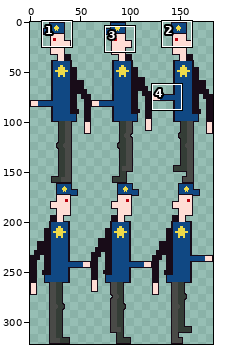
A sprite sheet gets an edit: assets/sprite_Officer_anim.png. Above: a wide view before the commit, with the close-up outlined.
Close-up. First the earlier version:
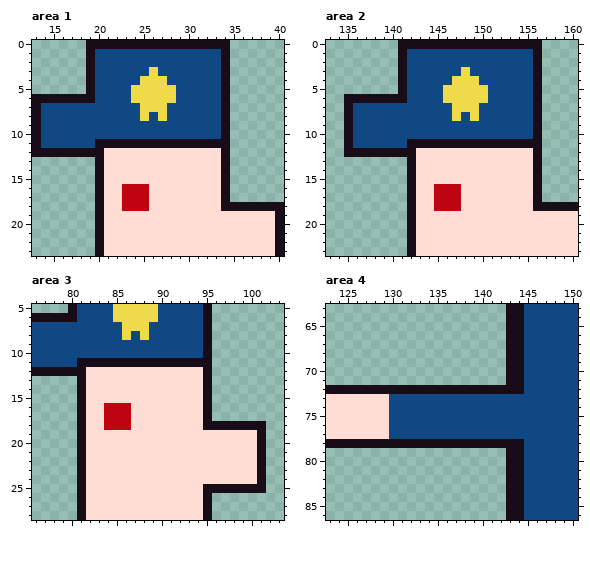
The file is 183x322 pixels. Shown: area 1: x 13..40, y 0..23; area 2: x 133..160, y 0..23; area 3: x 76..103, y 5..28; area 4: x 123..150, y 63..86. The commit also changed other parts of the picture, which this record leaves out.
The result:
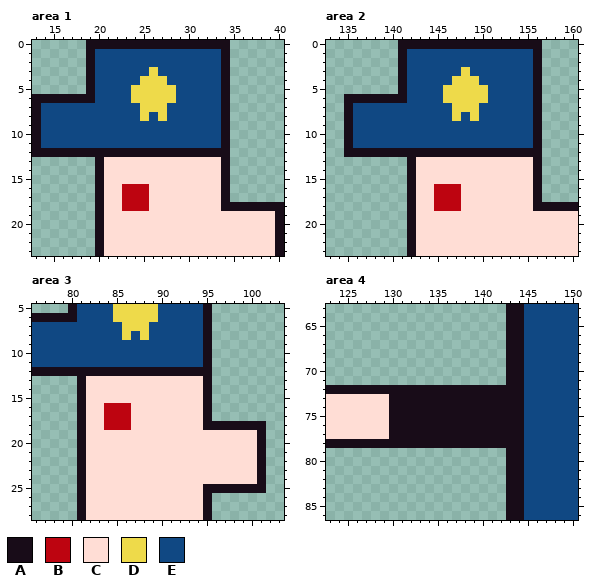
Palette (. is transparent): A #180c18  B #bd0410  C #ffddd5  D #eeda4a  E #104883
The edit:
--- area 1
@@ x 18..35 @@
 10 EEEEEEEEEEEEEEEEA.
-11 EEAAAAAAAAAAAAAAA.
-12 AAACCCCCCCCCCCCCA.
+11 EEEEEEEEEEEEEEEEA.
+12 AAAAAAAAAAAAAAAAA.
 13 ..ACCCCCCCCCCCCCA.
--- area 2
@@ x 140..157 @@
 10 EEEEEEEEEEEEEEEEA.
-11 EEAAAAAAAAAAAAAAA.
-12 AAACCCCCCCCCCCCCA.
+11 EEEEEEEEEEEEEEEEA.
+12 AAAAAAAAAAAAAAAAA.
 13 ..ACCCCCCCCCCCCCA.
--- area 3
@@ x 79..96 @@
 10 EEEEEEEEEEEEEEEEA.
-11 EEAAAAAAAAAAAAAAA.
-12 AAACCCCCCCCCCCCCA.
+11 EEEEEEEEEEEEEEEEA.
+12 AAAAAAAAAAAAAAAAA.
 13 ..ACCCCCCCCCCCCCA.
--- area 4
@@ x 128..146 @@
 72 AAAAAAAAAAAAAAAAAEE
-73 CCEEEEEEEEEEEEEEEEE
-74 CCEEEEEEEEEEEEEEEEE
-75 CCEEEEEEEEEEEEEEEEE
-76 CCEEEEEEEEEEEEEEEEE
-77 CCEEEEEEEEEEEEEEEEE
+73 CCAAAAAAAAAAAAAAAEE
+74 CCAAAAAAAAAAAAAAAEE
+75 CCAAAAAAAAAAAAAAAEE
+76 CCAAAAAAAAAAAAAAAEE
+77 CCAAAAAAAAAAAAAAAEE
 78 AAAAAAAAAAAAAAAAAEE
Boxes around the changes in both close-ups, in picture pixels (x1, y1, x2, y2):
changed: (95, 139, 221, 157)
changed: (407, 139, 533, 157)
changed: (77, 358, 203, 376)
changed: (389, 394, 524, 439)
